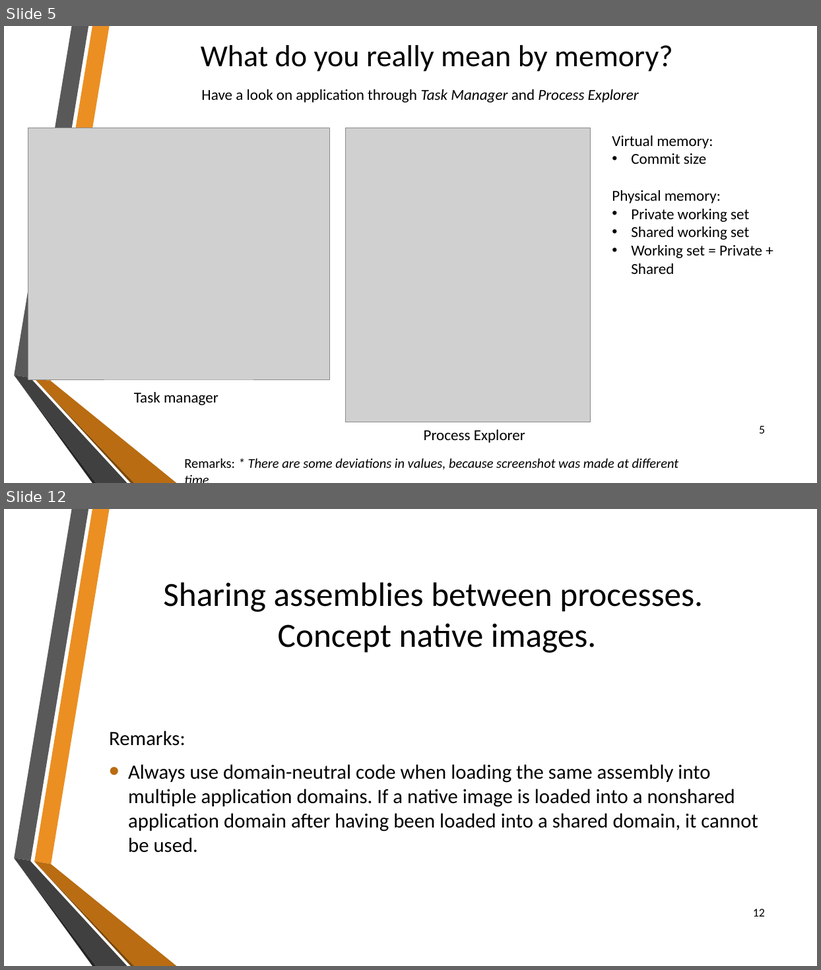
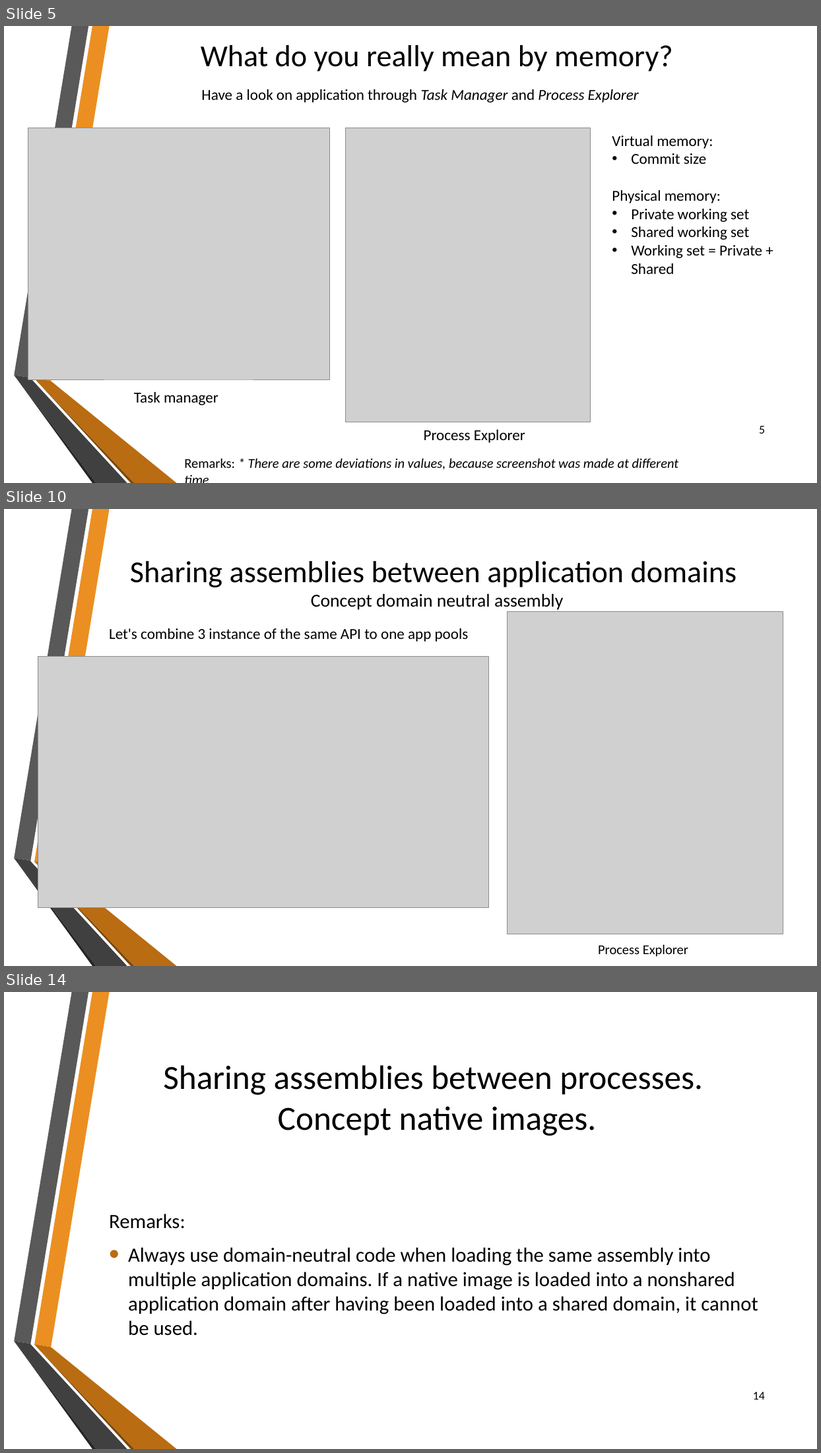
Before and after one commit to sflusov/IISSharingAssemblies, a slide deck: presentation/Sharing common assemblies.pptx. Shown one above the other, each under a label of ours: slides 5 and 12 before the commit, slides 5, 10 and 14 after it; the slides between them are not shown. The pictures are 821x970 and 821x1453 pixels, drawn with LibreOffice and Linux fonts; fonts in the diff are those of the drawing; grey boxes stand for pictures; background and template pictures are left out. Boxes give left, top, right and bottom in pixels: in the first picture for what was removed or moved away, otherwise in the second. Text is boxed around its words. In the diff, an @@ line names an element or a change of style, - is before the commit and + after.

```diff
--- a/presentation/Sharing common assemblies.pptx
+++ b/presentation/Sharing common assemblies.pptx
@@ slide 10 added at [4, 509, 817, 966], background picture (left out); not listed: 6 template elements that a slide beside it also shows @@
@@ title added at [130, 561, 737, 610], 36 pt, text #000000 @@
+Sharing assemblies between application domains
+Concept domain neutral assembly
@@ picture added at [508, 612, 783, 935] @@
@@ text added at [109, 628, 469, 642], 18 pt, text #000000 @@
+Let's combine 3 instance of the same API to one app pools
@@ picture added at [38, 657, 489, 908] @@
@@ text added at [598, 945, 688, 957], 16 pt, text #000000 @@
+Process Explorer
@@ what was slide 12 is now slide 14 @@
@@ page number at [753, 1392, 765, 1400]: text changed @@
-12
+14
```
Also in this commit, not shown: 5 slides changed, 2 other slides added, 1 slide removed.
